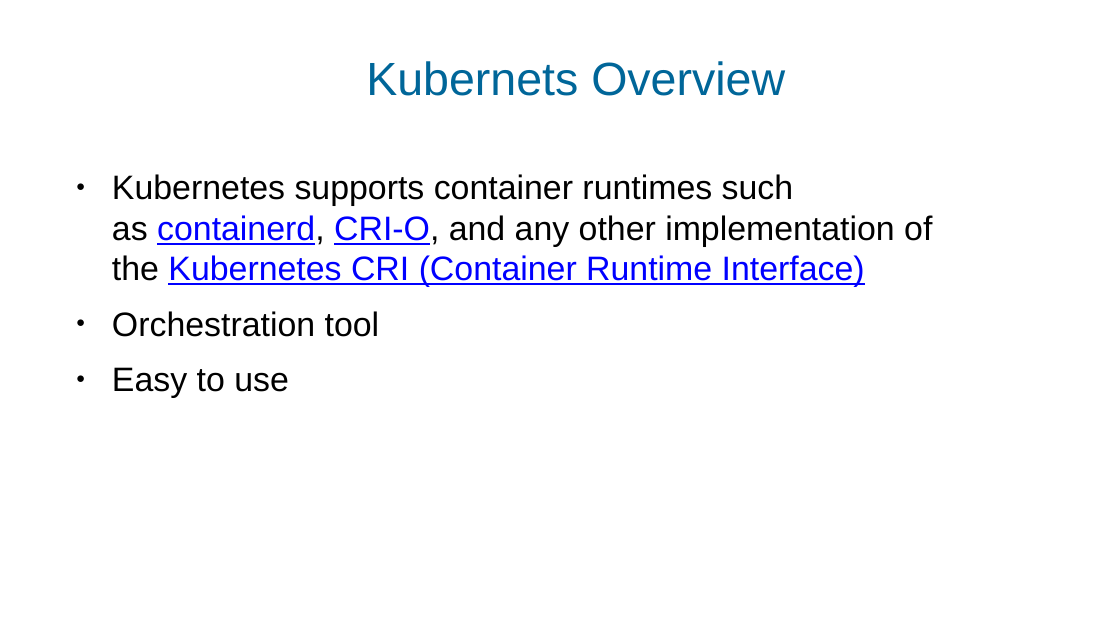
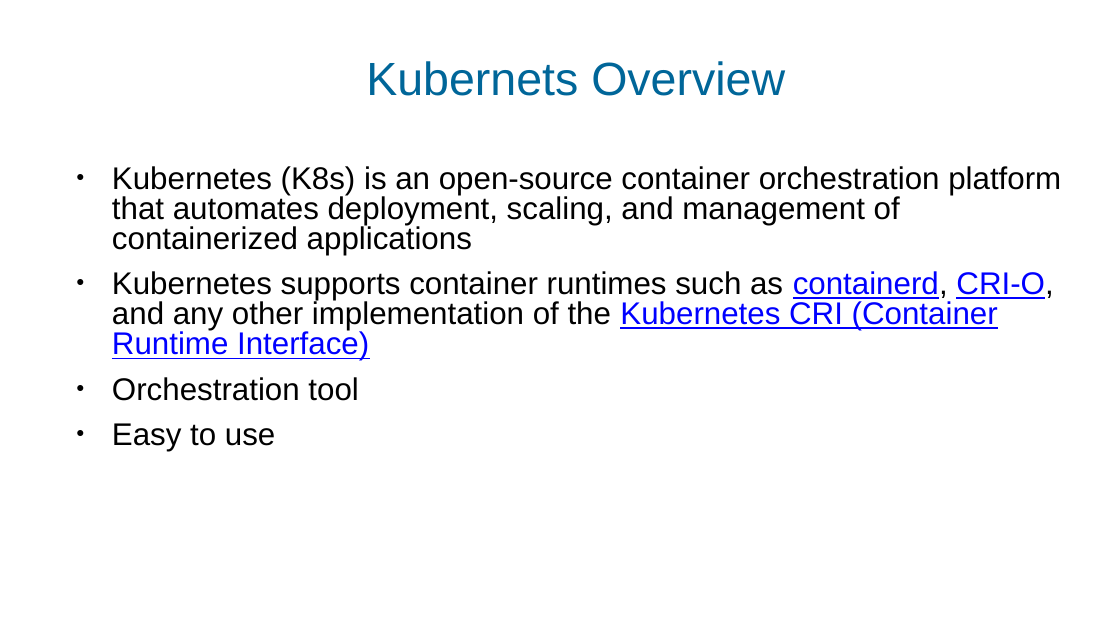
Before and after one commit to surjeetk/docs, a slide deck: slide 21 of Docker and K8s deck.pptx. Drawn at 1120x630 pixels with LibreOffice and Linux fonts; fonts in the diff are those of the drawing; background and template pictures are left out. Boxes give left, top, right and bottom in pixels: in the first picture for what was removed or moved away, otherwise in the second. Text is boxed around its words. In the diff, an @@ line names an element or a change of style, - is before the commit and + after.

```diff
--- a/Docker and K8s deck.pptx
+++ b/Docker and K8s deck.pptx
@@ text at [112, 166, 1061, 255]: paragraph added @@
+● Kubernetes (K8s) is an open-source container orchestration platform that automates deployment, scaling, and management of containerized applications
@@ text at [112, 271, 1053, 451]: size 24 to 22.2 pt in "Kubernetes supports container runtimes such as containerd, ...", "Orchestration tool", "Easy to use"; line spacing 1 to 0.8 @@
```
Also in this commit, not shown: 1 other slide changed, 1 slide added, 1 slide removed.
